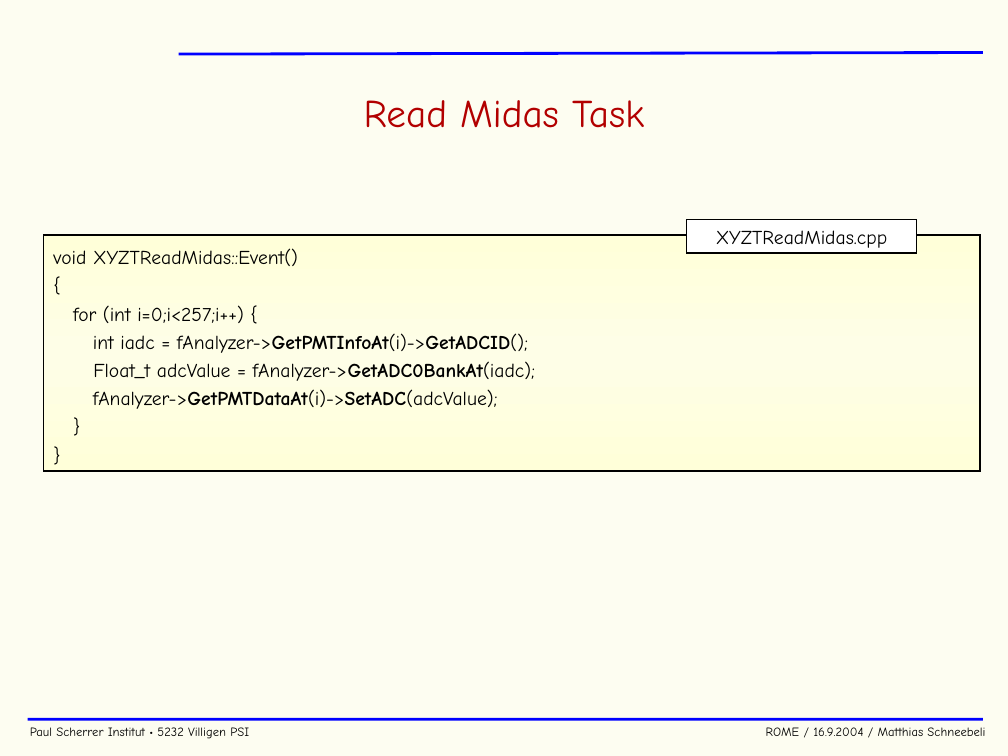
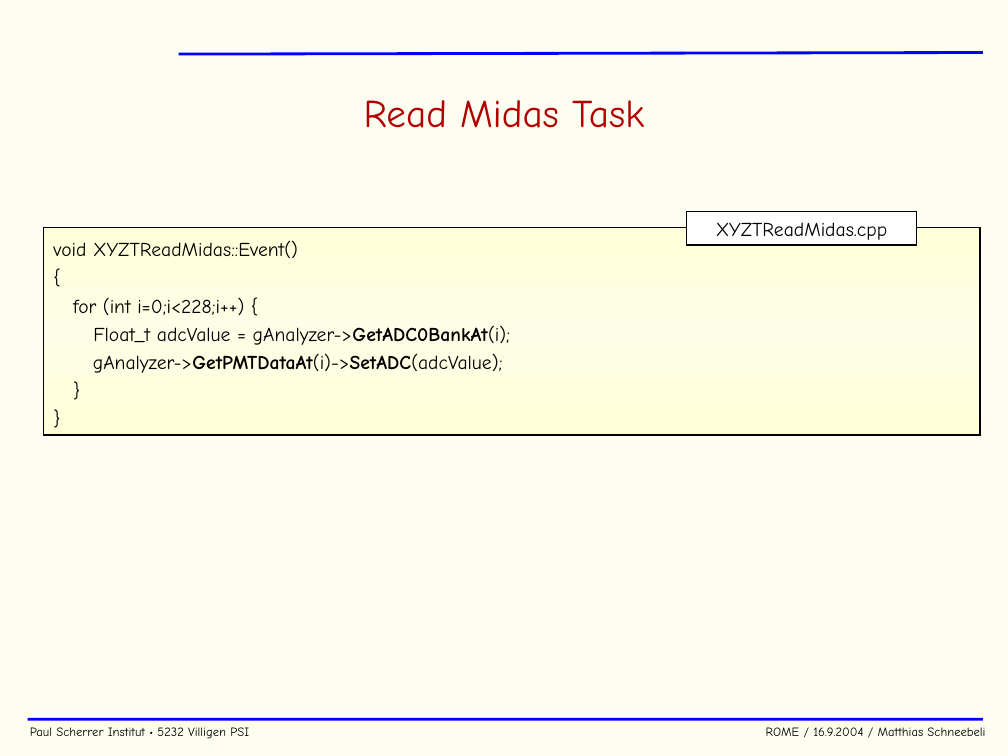
Before and after one commit to cjpl/rome, a slide deck: slide 28 of documentation/ROME.ppt. Drawn at 1008x756 pixels with LibreOffice and Linux fonts; fonts in the diff are those of the drawing; background and template pictures are left out. Boxes give left, top, right and bottom in pixels: in the first picture for what was removed or moved away, otherwise in the second. Text is boxed around its words. In the diff, an @@ line names an element or a change of style, - is before the commit and + after.

```diff
--- a/documentation/ROME.ppt
+++ b/documentation/ROME.ppt
@@ rectangle "void XYZTReadMidas::Event()": place and size @@
-rectangle "void XYZTReadMidas::Event()" at <box>43,235,980,471</box>
+rectangle "void XYZTReadMidas::Event()" at <box>43,227,980,434</box>
@@ rectangle "XYZTReadMidas.cpp": place and size @@
-rectangle "XYZTReadMidas.cpp" at <box>686,220,917,254</box>
+rectangle "XYZTReadMidas.cpp" at <box>686,212,917,246</box>
@@ text in rectangle at <box>73,297,510,373</box>: text changed @@
-for (int i=0;i<257;i++) {
-int iadc = fAnalyzer->GetPMTInfoAt(i)->GetADCID();
-Float_t adcValue = fAnalyzer->GetADC0BankAt(iadc);
-fAnalyzer->GetPMTDataAt(i)->SetADC(adcValue);
+for (int i=0;i<228;i++) {
+Float_t adcValue = gAnalyzer->GetADC0BankAt(i);
+gAnalyzer->GetPMTDataAt(i)->SetADC(adcValue);
```
Also in this commit, not shown: 2 other slides changed, 2 slides added, 2 slides removed, 6 other files.
